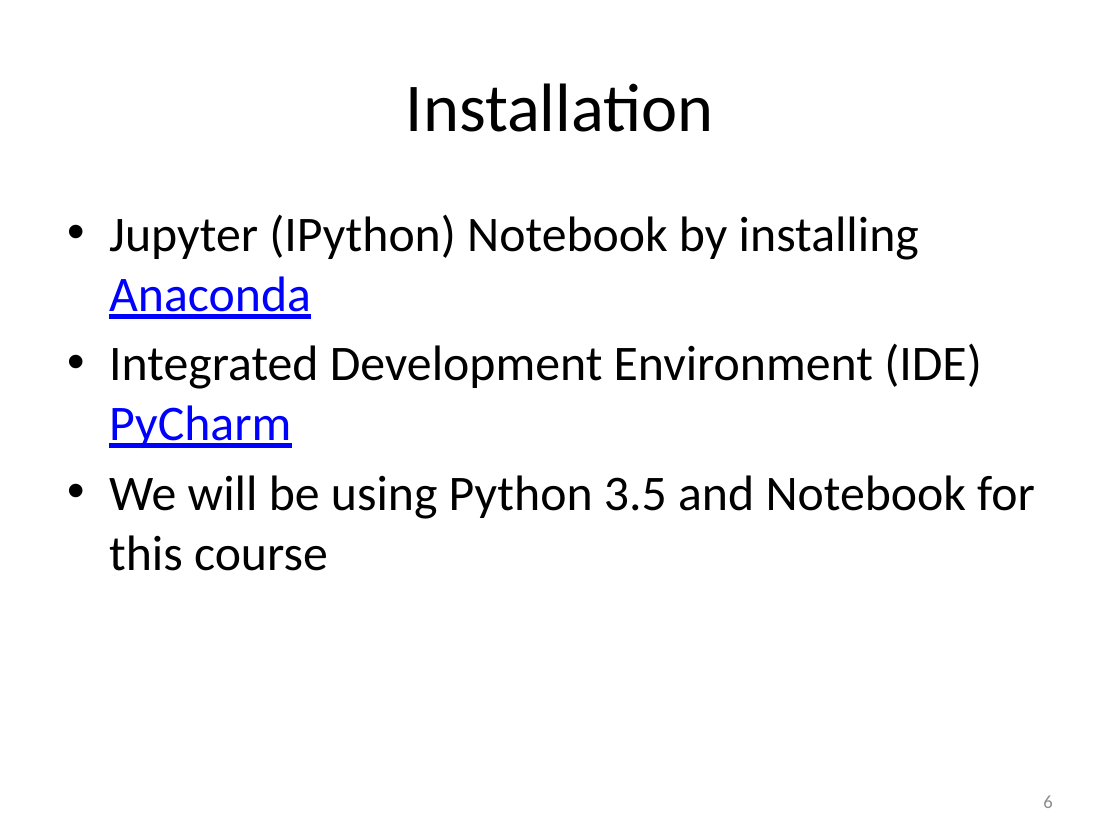
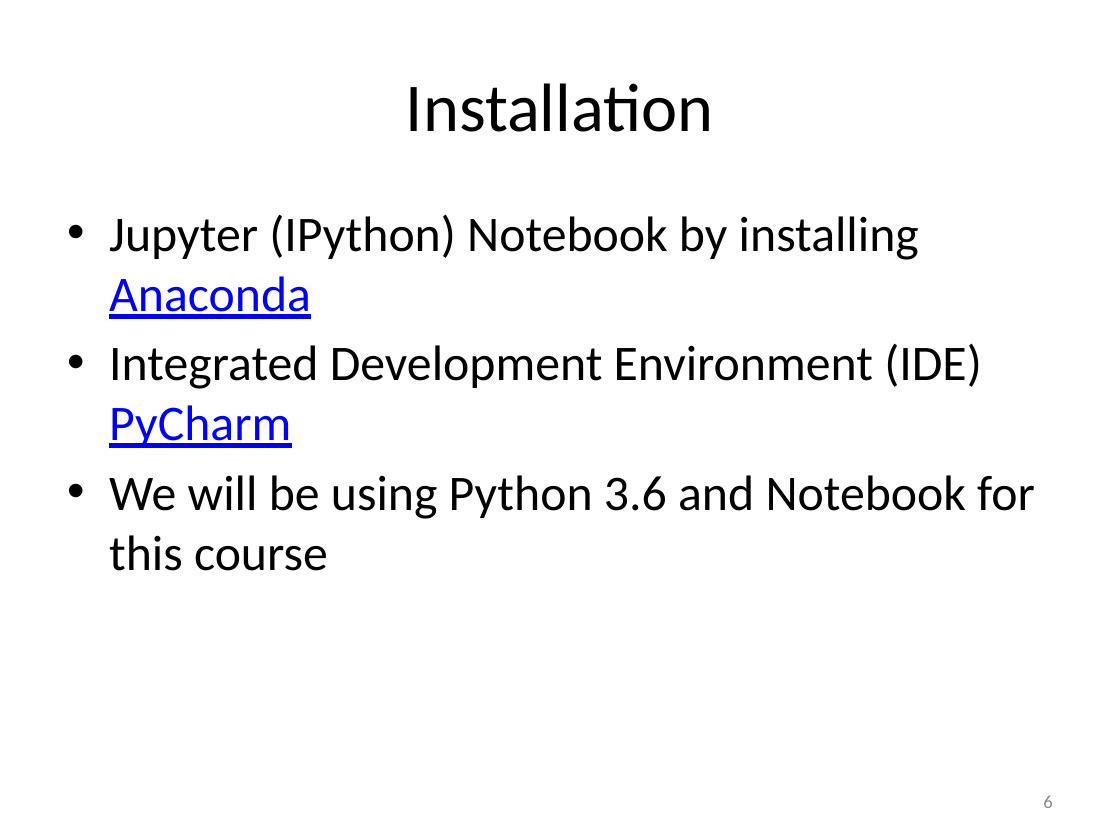
Before and after one commit to cniedotus/Python_scrape_2018, a slide deck: slide 6 of Python Tutorial.pptx. Drawn at 1120x840 pixels with LibreOffice and Linux fonts; fonts in the diff are those of the drawing. Boxes give left, top, right and bottom in pixels: in the first picture for what was removed or moved away, otherwise in the second. Text is boxed around its words. In the diff, an @@ line names an element or a change of style, - is before the commit and + after.

```diff
--- a/Python Tutorial.pptx
+++ b/Python Tutorial.pptx
@@ text at bbox=[109, 475, 1035, 571]: text changed @@
-• We will be using Python 3.5 and Notebook for this course
+• We will be using Python 3.6 and Notebook for this course
```
Also in this commit, not shown: 5 other slides changed, 11 other files.
